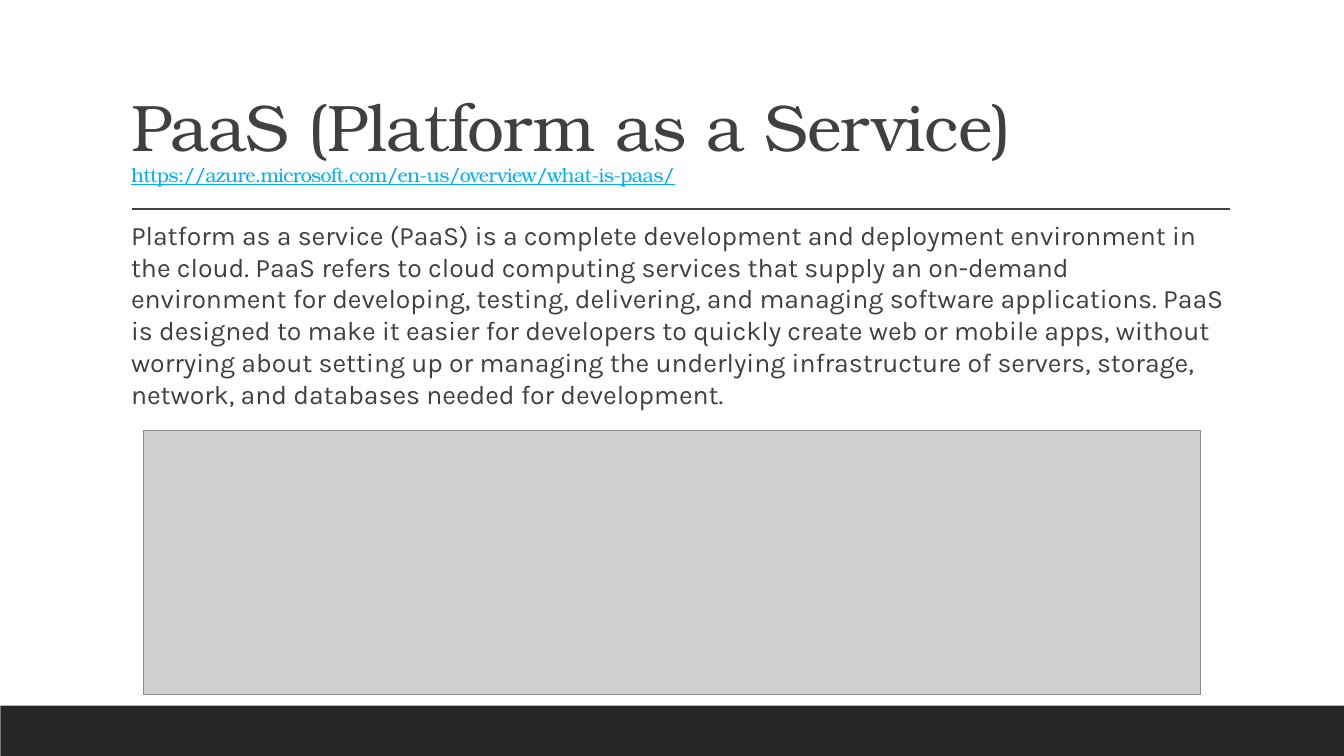
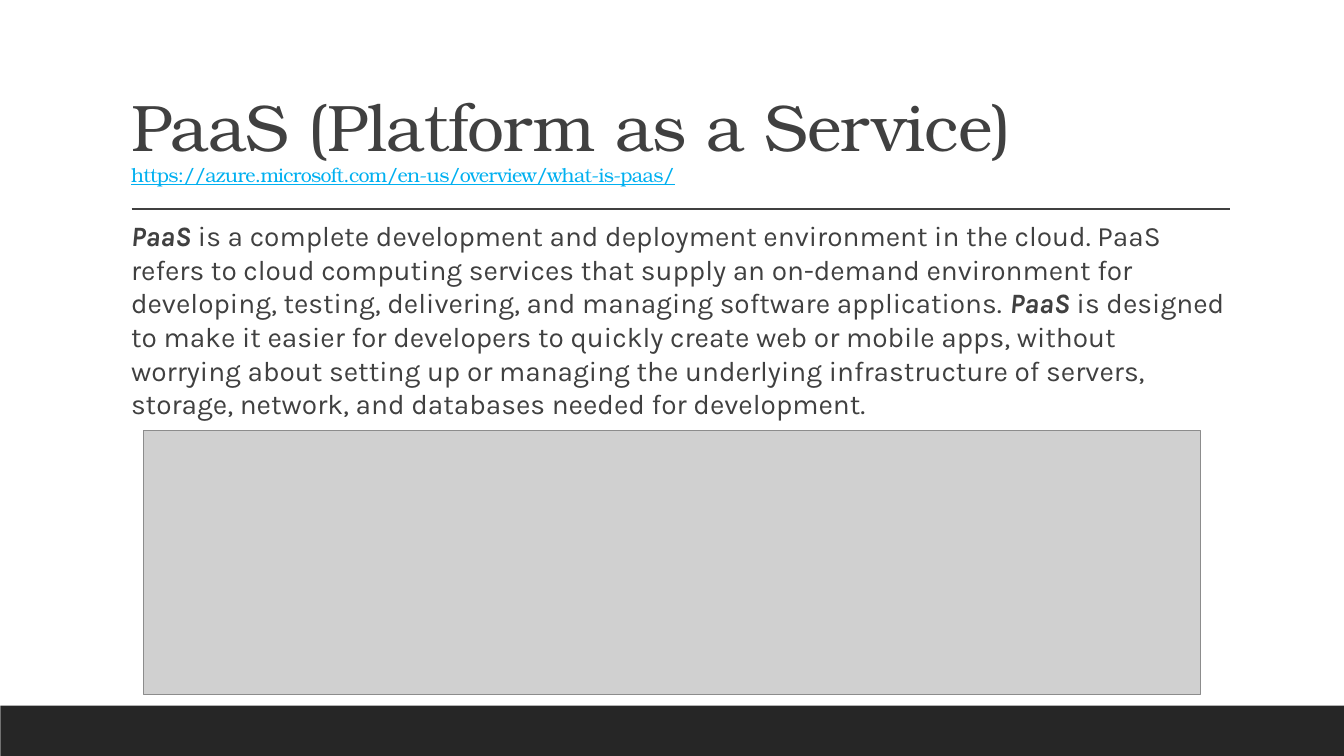
Before and after one commit to 2002-feb24-net/trainer-code, a slide deck: slide 9 of REPO_MarksCodeAndPPTs/DotNetPPTs/dotnetWeek4Ppts/D20_.NET_CloudComputingBasicsAndModels.pptx. Drawn at 1344x756 pixels with LibreOffice and Linux fonts; fonts in the diff are those of the drawing; grey boxes stand for pictures. Boxes give left, top, right and bottom in pixels: in the first picture for what was removed or moved away, otherwise in the second. Text is boxed around its words. In the diff, an @@ line names an element or a change of style, - is before the commit and + after.

Commit message:
modifies Cloud ppt

```diff
--- a/REPO_MarksCodeAndPPTs/DotNetPPTs/dotnetWeek4Ppts/D20_.NET_CloudComputingBasicsAndModels.pptx
+++ b/REPO_MarksCodeAndPPTs/DotNetPPTs/dotnetWeek4Ppts/D20_.NET_CloudComputingBasicsAndModels.pptx
@@ text at (x1=131, y1=227, x2=1224, y2=421): text changed; size 19 to 20 pt @@
-  Platform as a service (PaaS) is a complete development and deployment environment in the cloud. PaaS refers to cloud computing services that supply an on-demand environment for developing, testing, delivering, and managing software applications. PaaS is designed to make it easier for developers to quickly create web or mobile apps, without worrying about setting up or managing the underlying infrastructure of servers, storage, network, and databases needed for development.
+  PaaS is a complete development and deployment environment in the cloud. PaaS refers to cloud computing services that supply an on-demand environment for developing, testing, delivering, and managing software applications. PaaS is designed to make it easier for developers to quickly create web or mobile apps, without worrying about setting up or managing the underlying infrastructure of servers, storage, network, and databases needed for development.
```
Also in this commit, not shown: 5 other slides changed, 4 other files.
